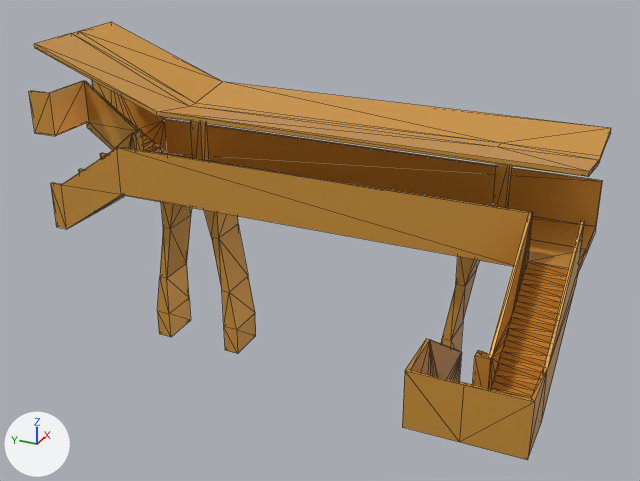
One commit to the glTF model public/models/trainstation-oberpass-start.glb: the scene before it, then after it.
Both versions are drawn from a 50 mm lens placed at (-24.5, -4.7, 17.2), pointed at (-1.3, 5.7, 5.6). The axes (+X, +Y, +Z) are drawn at lower left. The lights are the same throughout. Mesh edges are drawn as thin lines. Where no turn or scale is listed for an object, it has been applied to the vertices.

The first picture shows 'trainstation-oberpass-start'.
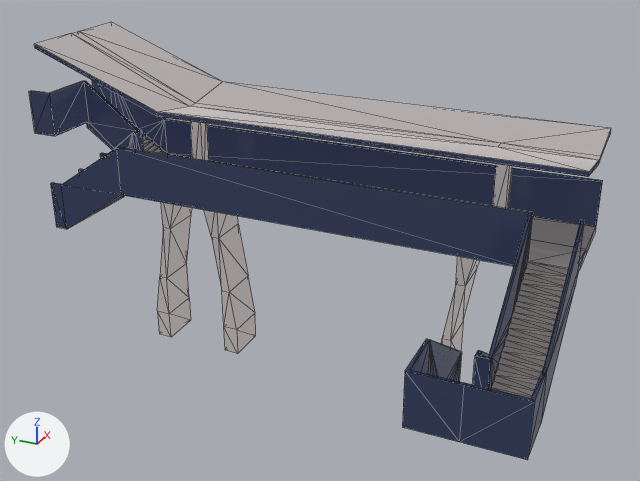
The edits, one by one:
Picture 'base' (img_base) is new.
Material 'LOWPOLY-COLORS.001' (mat_lowpoly_colors_001) is new.
Uses the picture img_base.
me_trainstation_oberpass_start has 410 vertices, 783 faces and spans x -6.5..2.5, y -2.2..16.6, z 0.0..11.0.
me_trainstation_oberpass_start no longer uses material mat_lowpoly_colors (orange #e7a747).
me_trainstation_oberpass_start now uses material mat_lowpoly_colors_001.

Where the change shows, as pixel boxes [x1, y1, x2, y2] in the pictures (640 x 481 px):
'trainstation-oberpass-start', recoloured
    both: [29, 22, 611, 460]
